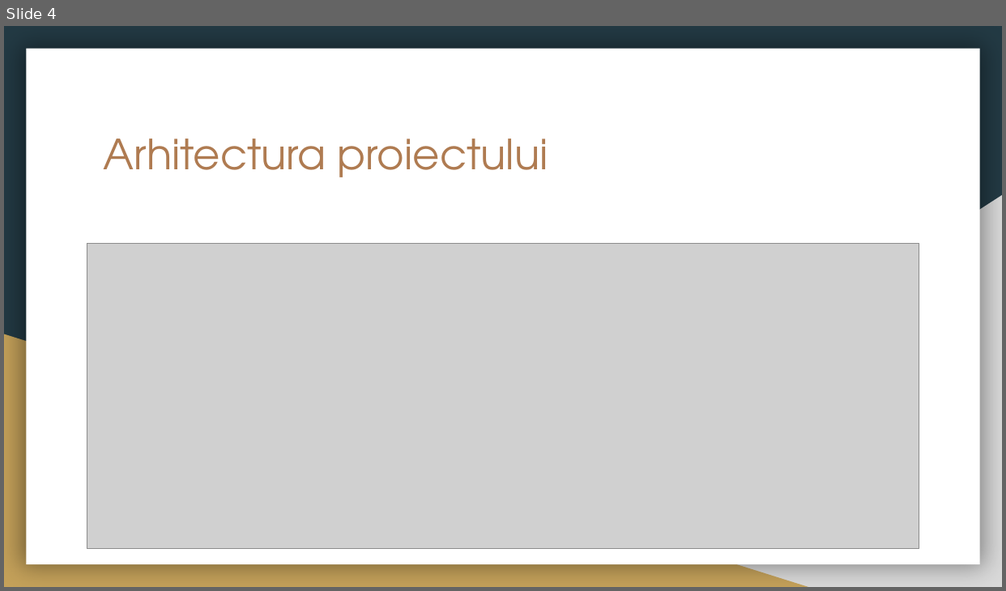
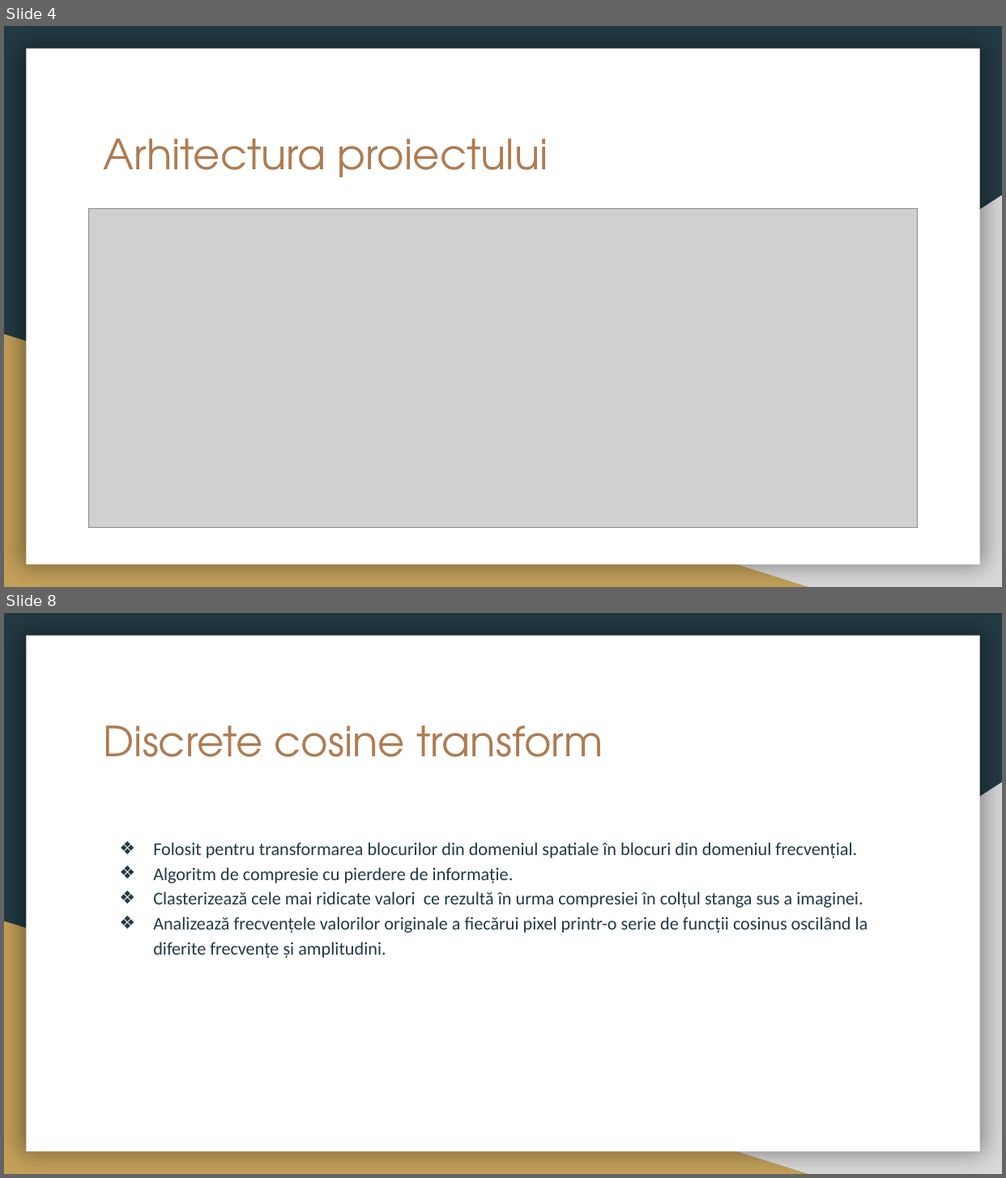
Before and after one commit to CiprianBodnar/BodnarIoanCiprianLicenta2019, a slide deck: Licenta2019BodnarIoanCiprian/Licenta.pptx. Shown one above the other, each under a label of ours: slide 4 before the commit, slides 4 and 8 after it; the slides between them are not shown. The pictures are 1006x591 and 1006x1178 pixels, drawn with LibreOffice and Linux fonts; fonts in the diff are those of the drawing; grey boxes stand for pictures. Boxes give left, top, right and bottom in pixels: in the first picture for what was removed or moved away, otherwise in the second. Text is boxed around its words. In the diff, an @@ line names an element or a change of style, - is before the commit and + after.

```diff
--- a/Licenta2019BodnarIoanCiprian/Licenta.pptx
+++ b/Licenta2019BodnarIoanCiprian/Licenta.pptx
@@ slide 8 added at <box>4,613,1002,1174</box>, background #233A44; not listed: 3 template elements that a slide beside it also shows @@
@@ title added at <box>104,726,603,757</box>, 30 pt, text #AF7B51 @@
+Discrete cosine transform
@@ text added at <box>153,842,868,958</box>, 13 pt, text #233A44 @@
+❖ Folosit pentru transformarea blocurilor din domeniul spatiale în blocuri din domeniul frecvențial.
+❖ Algoritm de compresie cu pierdere de informație.
+❖ Clasterizează cele mai ridicate valori ce rezultă în urma compresiei în colțul stanga sus a imaginei.
+❖ Analizează frecvențele valorilor originale a fiecărui pixel printr-o serie de funcții cosinus oscilând la diferite frecvențe și amplitudini.
@@ slide 4 changed as well @@
@@ picture: place and size @@
-picture at <box>87,244,918,549</box>
+picture at <box>89,208,917,528</box>
```
Also in this commit, not shown: 4 other slides changed, 7 other slides added, 7 slides removed, 1 other file.
